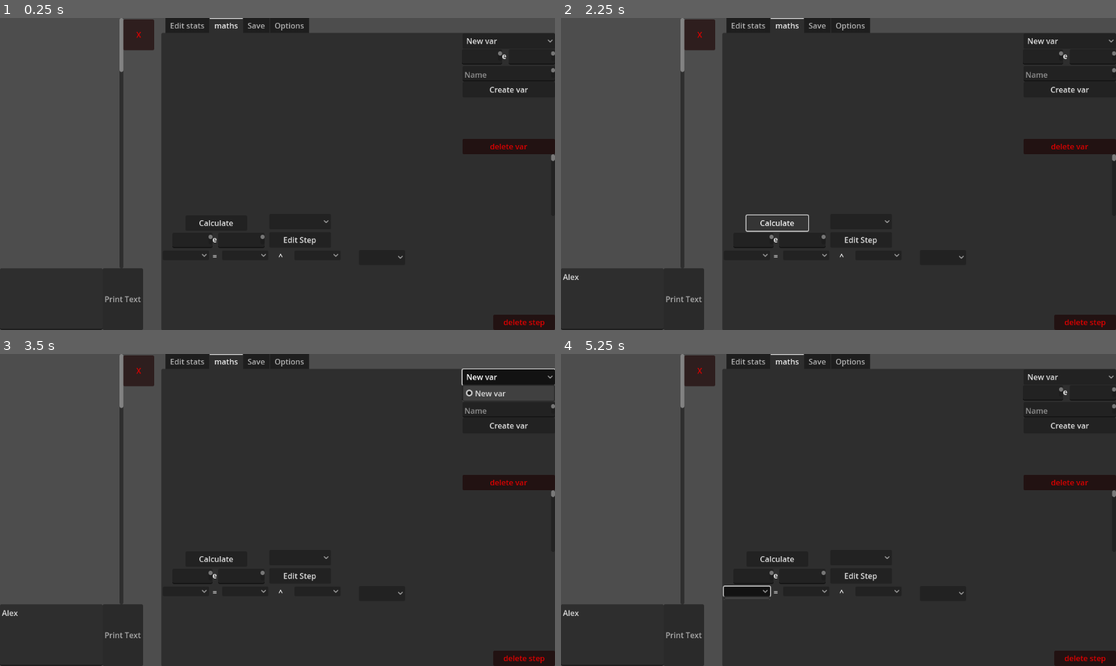
Above: before the commit, frames 1-4 (two rows, left to right).
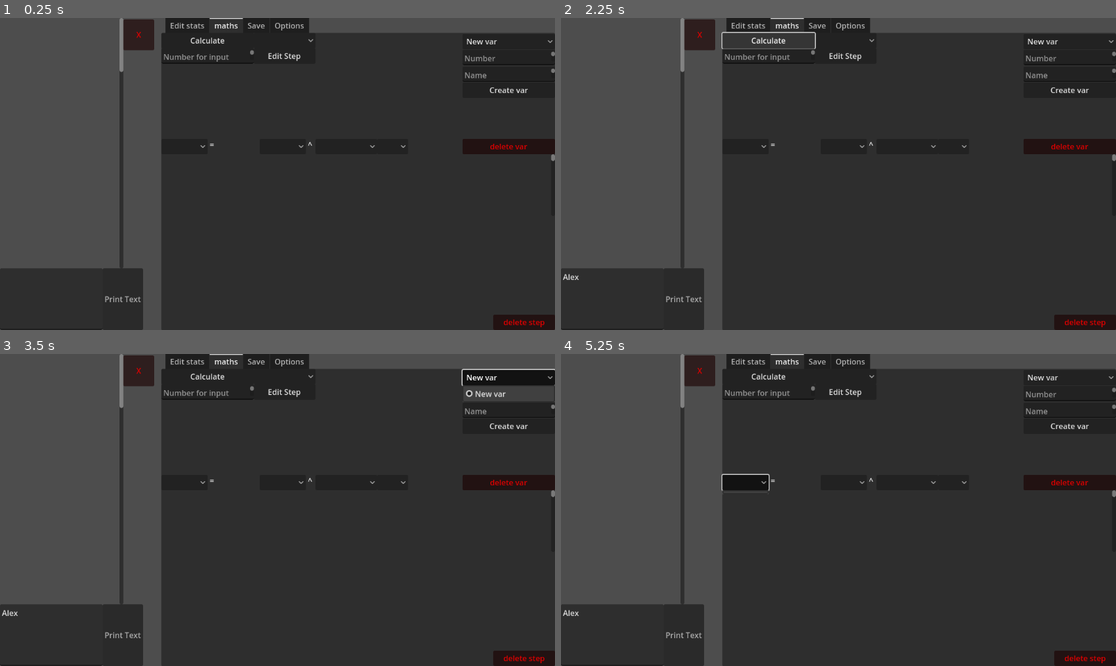
Above: after the commit, the same moments.

Repository: Random31234/huge-numbers-2.0
Game: Godot game, scene res://scenes/main.tscn
Same seed, same stepped clock (60 frames per second), same inputs: the game is played once before the commit and once after it.
Inputs (mouse positions are in pixels of both pictures, inside the frame that each line leads up to; where the layout moved, square brackets give the same spot in the first picture):
- Up to frame 1 (0.25 s): no input
- Up to frame 2 (2.25 s): click (610, 298) at 0.52 s; type "Alex" at 0.6 s; click "Print Text" at 1.25 s; click "Calculate" at 2 s
- Up to frame 3 (3.5 s): click "New var" at 2.75 s
- Up to frame 4 (5.25 s): click "New var" at 3.5 s; click "Create var" at 4.25 s; click (744, 481) [749, 591] at 5 s

The runs differ from the first frame. In frame 1, 0.7% of the frame differs, in the area x 29-100%, y 6-78%; in frame 2, 1.0%; in frame 3, 0.8%; in frame 4, 1.5%, in the area x 28-100%, y 6-79%.

Commit message:
Updates to calculation ui

Diff:
--- a/scenes/main.tscn
+++ b/scenes/main.tscn
@@ -413,38 +413,56 @@
 
 [node name="RichTextLabel" type="RichTextLabel" parent="TabContainer/maths/calculations legacy"]
 layout_mode = 2
-offset_left = 3.0
-offset_top = 489.0
-offset_right = 515.0
-offset_bottom = 617.0
+offset_top = 252.0
+offset_right = 512.0
+offset_bottom = 380.0
 
 [node name="output position" type="OptionButton" parent="TabContainer/maths/calculations legacy"]
 layout_mode = 0
-offset_left = 3.0
-offset_top = 452.0
-offset_right = 99.0
-offset_bottom = 472.0
+offset_top = 220.0
+offset_right = 96.0
+offset_bottom = 252.0
+
+[node name="equals sign" type="RichTextLabel" parent="TabContainer/maths/calculations legacy"]
+layout_mode = 0
+offset_left = 96.0
+offset_top = 220.0
+offset_right = 112.0
+offset_bottom = 252.0
+bbcode_enabled = true
+text = " ="
+scroll_active = false
 
 [node name="variable 1" type="OptionButton" parent="TabContainer/maths/calculations legacy"]
 layout_mode = 0
-offset_left = 126.0
-offset_top = 452.0
-offset_right = 222.0
-offset_bottom = 472.0
+offset_left = 204.0
+offset_top = 220.0
+offset_right = 300.0
+offset_bottom = 252.0
+
+[node name="function symbol" type="RichTextLabel" parent="TabContainer/maths/calculations legacy"]
+layout_mode = 0
+offset_left = 300.0
+offset_top = 220.0
+offset_right = 320.0
+offset_bottom = 252.0
+bbcode_enabled = true
+text = " ^"
+scroll_active = false
 
 [node name="variable 2" type="OptionButton" parent="TabContainer/maths/calculations legacy"]
 layout_mode = 0
-offset_left = 276.0
-offset_top = 452.0
-offset_right = 372.0
-offset_bottom = 472.0
+offset_left = 320.0
+offset_top = 220.0
+offset_right = 448.0
+offset_bottom = 252.0
 
 [node name="type of function" type="OptionButton" parent="TabContainer/maths/calculations legacy"]
 layout_mode = 0
-offset_left = 410.0
-offset_top = 451.0
-offset_right = 506.0
-offset_bottom = 482.0
+offset_left = 448.0
+offset_top = 220.0
+offset_right = 512.0
+offset_bottom = 252.0
 item_count = 8
 popup/item_0/text = "+"
 popup/item_0/id = 0
@@ -463,40 +481,19 @@
 popup/item_7/text = "~"
 popup/item_7/id = 7
 
-[node name="equals sign" type="RichTextLabel" parent="TabContainer/maths/calculations legacy"]
-layout_mode = 0
-offset_left = 102.0
-offset_top = 452.0
-offset_right = 122.0
-offset_bottom = 472.0
-bbcode_enabled = true
-text = " ="
-scroll_active = false
-
-[node name="function symbol" type="RichTextLabel" parent="TabContainer/maths/calculations legacy"]
-layout_mode = 0
-offset_left = 239.0
-offset_top = 452.0
-offset_right = 259.0
-offset_bottom = 472.0
-bbcode_enabled = true
-text = " ^"
-scroll_active = false
-
 [node name="Create_edit_step_button" type="Button" parent="TabContainer/maths/calculations legacy"]
 layout_mode = 0
-offset_left = 224.0
-offset_top = 414.0
-offset_right = 352.0
-offset_bottom = 446.0
+offset_left = 192.0
+offset_top = 32.0
+offset_right = 320.0
+offset_bottom = 64.0
 text = "Edit Step"
 
 [node name="step selector" type="OptionButton" parent="TabContainer/maths/calculations legacy"]
 layout_mode = 0
-offset_left = 224.0
-offset_top = 376.0
-offset_right = 352.0
-offset_bottom = 408.0
+offset_left = 192.0
+offset_right = 320.0
+offset_bottom = 32.0
 
 [node name="delete step" type="Button" parent="TabContainer/maths/calculations legacy"]
 modulate = Color(1, 0, 0, 1)
@@ -507,36 +504,59 @@
 offset_bottom = 617.0
 text = "delete step"
 
-[node name="calculation button" type="Button" parent="TabContainer/maths/calculations legacy"]
-layout_mode = 0
-offset_left = 50.0
-offset_top = 379.0
-offset_right = 178.0
-offset_bottom = 411.0
+[node name="Legacy input system2" type="Control" parent="TabContainer/maths/calculations legacy"]
+visible = false
+layout_mode = 3
+anchors_preset = 0
+offset_right = 40.0
+offset_bottom = 40.0
+
+[node name="calculation button" type="Button" parent="TabContainer/maths/calculations legacy/Legacy input system2"]
+custom_minimum_size = Vector2(192, 32)
+layout_mode = 0
+offset_right = 192.0
+offset_bottom = 32.0
 text = "Calculate"
 
-[node name="input mantissa" type="TextEdit" parent="TabContainer/maths/calculations legacy"]
-layout_mode = 0
-offset_left = 23.0
-offset_top = 415.0
-offset_right = 106.0
-offset_bottom = 447.0
-
-[node name="input e" type="RichTextLabel" parent="TabContainer/maths/calculations legacy"]
-layout_mode = 0
-offset_left = 106.0
-offset_top = 417.0
-offset_right = 117.0
-offset_bottom = 437.0
+[node name="input mantissa" type="TextEdit" parent="TabContainer/maths/calculations legacy/Legacy input system2"]
+layout_mode = 0
+offset_top = 32.0
+offset_right = 90.0
+offset_bottom = 64.0
+
+[node name="input e" type="RichTextLabel" parent="TabContainer/maths/calculations legacy/Legacy input system2"]
+layout_mode = 0
+offset_left = 90.0
+offset_top = 32.0
+offset_right = 102.0
+offset_bottom = 64.0
 text = "e"
 scroll_active = false
 
-[node name="input exponent" type="TextEdit" parent="TabContainer/maths/calculations legacy"]
-layout_mode = 0
-offset_left = 118.0
-offset_top = 415.0
-offset_right = 214.0
-offset_bottom = 447.0
+[node name="input exponent" type="TextEdit" parent="TabContainer/maths/calculations legacy/Legacy input system2"]
+layout_mode = 0
+offset_left = 101.0
+offset_top = 32.0
+offset_right = 197.0
+offset_bottom = 64.0
+
+[node name="input system" type="Control" parent="TabContainer/maths/calculations legacy"]
+anchors_preset = 0
+offset_right = 40.0
+offset_bottom = 40.0
+
+[node name="calculation button" type="Button" parent="TabContainer/maths/calculations legacy/input system"]
+layout_mode = 0
+offset_right = 192.0
+offset_bottom = 32.0
+text = "Calculate"
+
+[node name="TextEdit" type="TextEdit" parent="TabContainer/maths/calculations legacy/input system"]
+layout_mode = 0
+offset_top = 32.0
+offset_right = 192.0
+offset_bottom = 64.0
+placeholder_text = "Number for input"
 
 [node name="Save" type="Control" parent="TabContainer"]
 visible = false
@@ -692,8 +712,8 @@
 offset_bottom = 32.0
 text = "Enable input legacy mode"
 script = ExtResource("1_pq12d")
-nonLegacy = [NodePath("../../Edit stats/Create stats"), NodePath("../../Edit stats/Manipulate stats")]
-legacy = [NodePath("../../Edit stats/Create stats legacy"), NodePath("../../Edit stats/Manipulate stats legacy")]
+nonLegacy = [NodePath("../../Edit stats/Create stats"), NodePath("../../Edit stats/Manipulate stats"), NodePath("../../maths/Variables part")]
+legacy = [NodePath("../../Edit stats/Create stats legacy"), NodePath("../../Edit stats/Manipulate stats legacy"), NodePath("../../maths/Variables part legacy")]
 
 [node name="Calculation legacy mode" type="CheckButton" parent="TabContainer/Options"]
 layout_mode = 0
@@ -716,7 +736,8 @@
 [connection signal="button_down" from="TabContainer/maths/Variables part/delete var" to="." method="deleteVariable"]
 [connection signal="button_down" from="TabContainer/maths/calculations legacy/Create_edit_step_button" to="." method="createEditStep"]
 [connection signal="button_down" from="TabContainer/maths/calculations legacy/delete step" to="." method="deleteStep"]
-[connection signal="button_down" from="TabContainer/maths/calculations legacy/calculation button" to="." method="calculateThroughSteps"]
+[connection signal="button_down" from="TabContainer/maths/calculations legacy/Legacy input system2/calculation button" to="." method="calculateThroughSteps"]
+[connection signal="button_down" from="TabContainer/maths/calculations legacy/input system/calculation button" to="." method="calculateThroughSteps"]
 [connection signal="button_down" from="TabContainer/Save/Save stats" to="." method="saveStats"]
 [connection signal="button_down" from="TabContainer/Save/Import sheet" to="." method="importSheet"]
 [connection signal="button_down" from="TabContainer/Save/Save calculation" to="." method="saveMath"]
